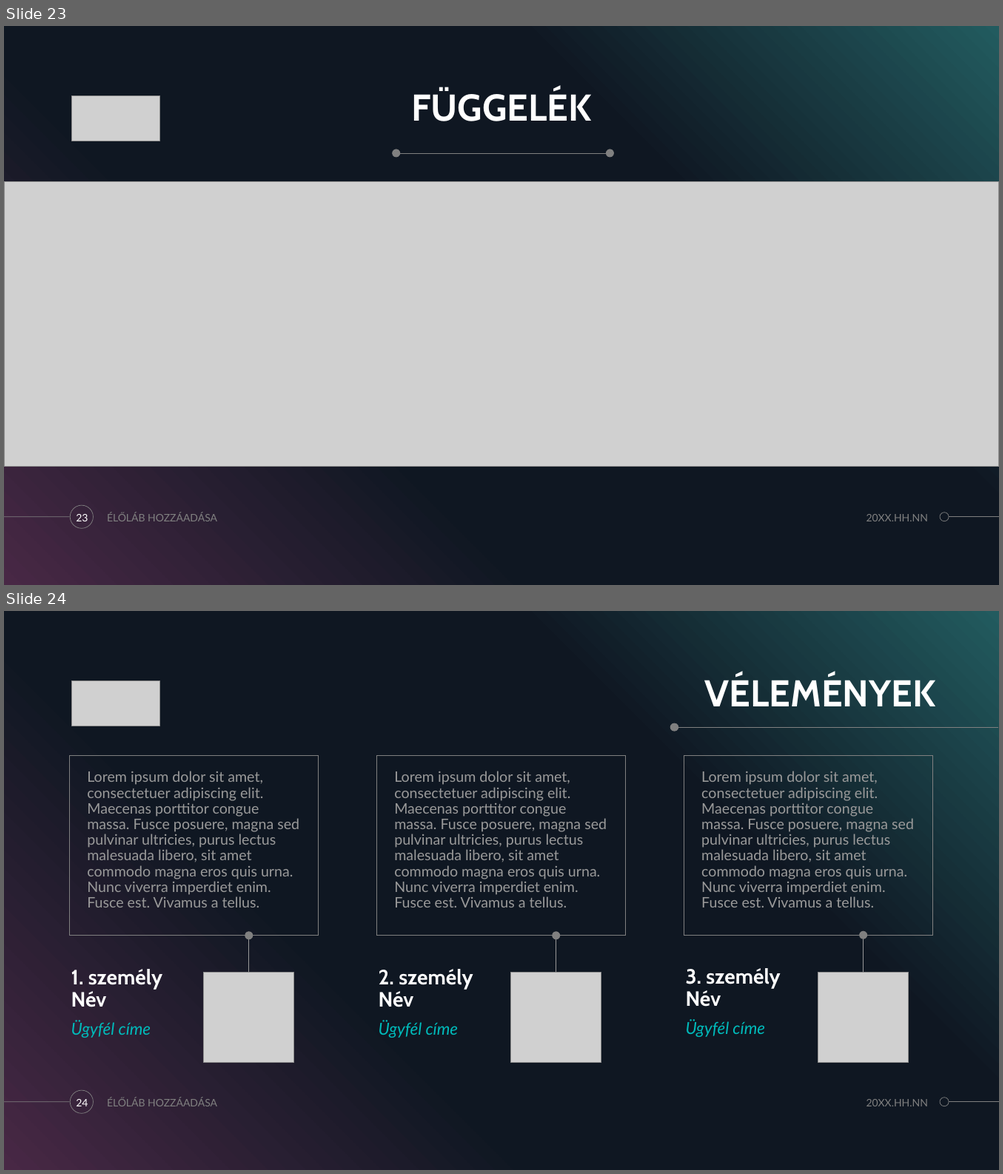
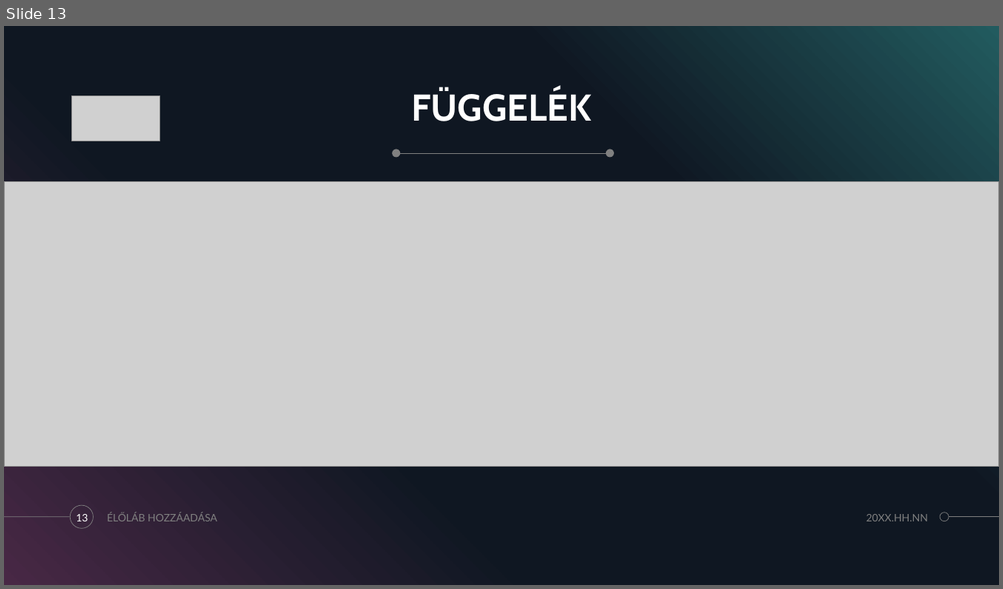
Before and after one commit to zamboilles21/terfelszinszamitas, a slide deck: documentation/PPT/TerFelSzoft.pptx. Shown one above the other, each under a label of ours: slides 23 and 24 before the commit, slide 13 after it. The pictures are 1003x1174 and 1003x589 pixels, drawn with LibreOffice and Linux fonts; fonts in the diff are those of the drawing; grey boxes stand for pictures. Boxes give left, top, right and bottom in pixels: in the first picture for what was removed or moved away, otherwise in the second. Text is boxed around its words. In the diff, an @@ line names an element or a change of style, - is before the commit and + after.

```diff
--- a/documentation/PPT/TerFelSzoft.pptx
+++ b/documentation/PPT/TerFelSzoft.pptx
@@ slide 24 removed at (4, 611, 999, 1170), background #000000; not listed: 5 template elements that a slide beside it also shows @@
@@ title removed at (705, 675, 936, 706) @@
-VÉLEMÉNYEK
@@ picture removed at (72, 681, 160, 726) @@
@@ ellipse removed at (670, 723, 679, 731) @@
@@ line removed from (998, 727) to (674, 727) @@
@@ text removed at (70, 756, 318, 937) @@
-Lorem ipsum dolor sit amet, consectetuer adipiscing elit. Maecenas porttitor congue massa. Fusce posuere, magna sed pulvinar ultricies, purus lectus malesuada libero, sit amet commodo magna eros quis urna. Nunc viverra imperdiet enim. Fusce est. Vivamus a tellus.
@@ text removed at (377, 756, 626, 937) @@
-Lorem ipsum dolor sit amet, consectetuer adipiscing elit. Maecenas porttitor congue massa. Fusce posuere, magna sed pulvinar ultricies, purus lectus malesuada libero, sit amet commodo magna eros quis urna. Nunc viverra imperdiet enim. Fusce est. Vivamus a tellus.
@@ text removed at (684, 756, 932, 937) @@
-Lorem ipsum dolor sit amet, consectetuer adipiscing elit. Maecenas porttitor congue massa. Fusce posuere, magna sed pulvinar ultricies, purus lectus malesuada libero, sit amet commodo magna eros quis urna. Nunc viverra imperdiet enim. Fusce est. Vivamus a tellus.
@@ ellipse removed at (245, 932, 253, 940) @@
@@ line removed from (249, 972) to (249, 937) @@
@@ ellipse removed at (552, 932, 560, 940) @@
@@ line removed from (556, 972) to (556, 937) @@
@@ ellipse removed at (859, 931, 868, 940) @@
@@ line removed from (864, 972) to (864, 936) @@
@@ text removed at (71, 969, 162, 1008) @@
-1. személy
-Név
@@ picture removed at (204, 973, 294, 1063) @@
@@ text removed at (378, 969, 472, 1008) @@
-2. személy
-Név
@@ picture removed at (511, 973, 601, 1063) @@
@@ text removed at (686, 968, 780, 1007) @@
-3. személy
-Név
@@ picture removed at (818, 973, 908, 1063) @@
@@ text removed at (71, 1020, 151, 1038) @@
-Ügyfél címe
@@ text removed at (378, 1020, 458, 1038) @@
-Ügyfél címe
@@ text removed at (686, 1020, 765, 1037) @@
-Ügyfél címe
@@ text removed at (107, 1097, 217, 1107) @@
-ÉLŐLÁB HOZZÁADÁSA
@@ page number removed at (76, 1099, 88, 1107) @@
-24
@@ text removed at (866, 1099, 928, 1107) @@
-20XX.HH.NN
@@ what was slide 23 is now slide 13 @@
@@ page number at (76, 514, 88, 522): text changed @@
-23
+13
```
Also in this commit, not shown: 3 slides changed, 4 slides added, 13 other slides removed, 2 other files.
